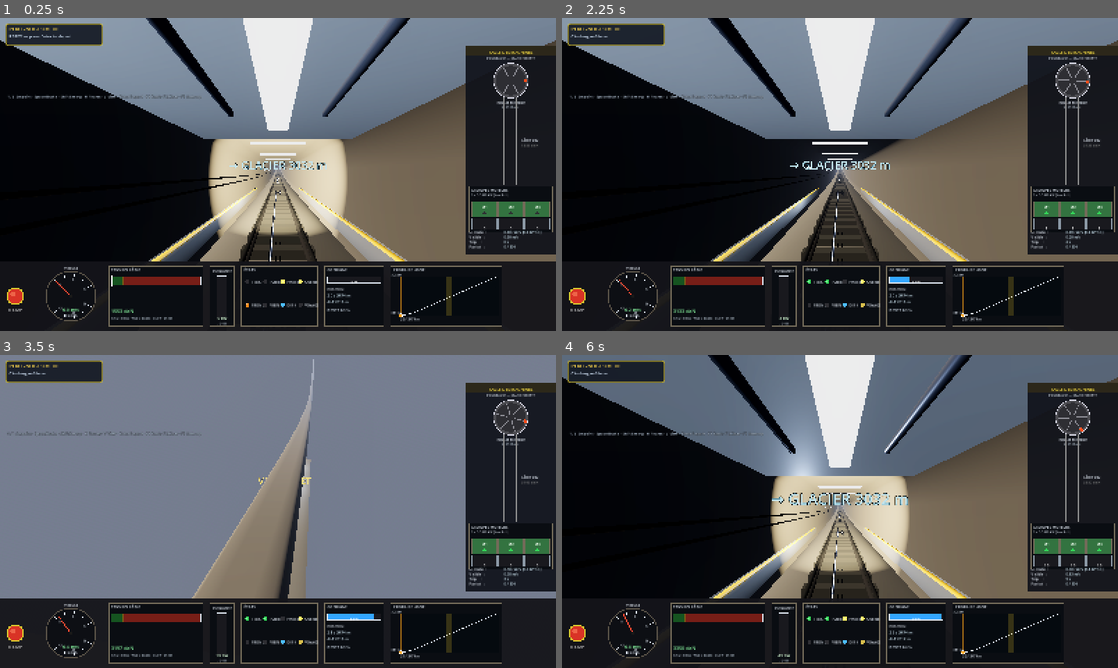
Above: before the commit, frames 1-4 (two rows, left to right).
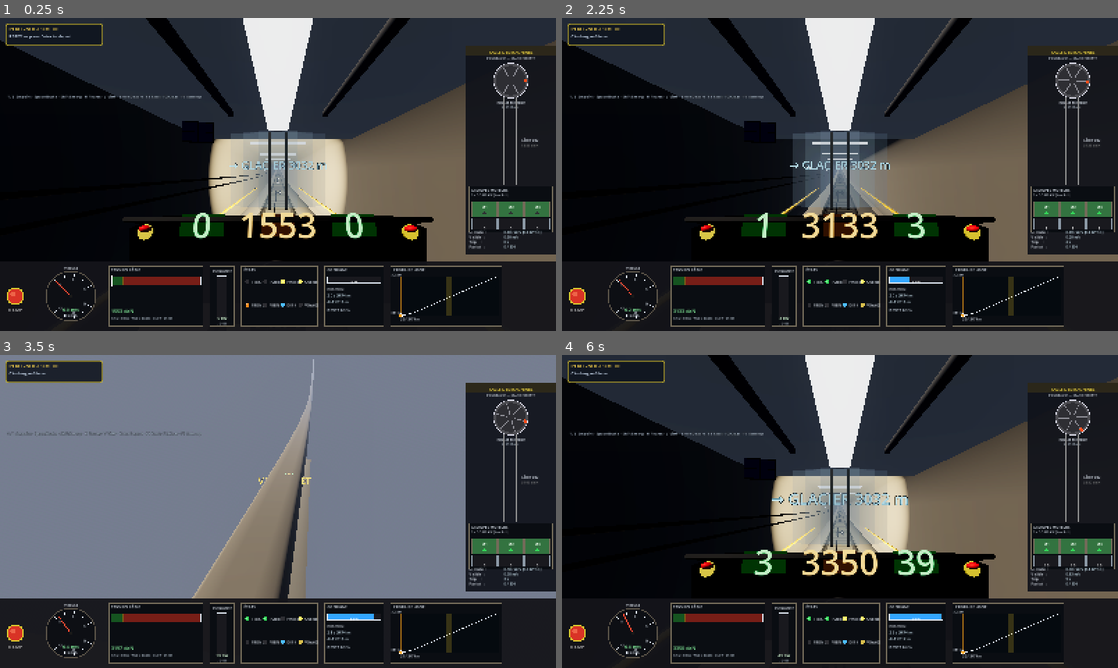
Above: after the commit, the same moments.

Repository: ARP273-ROSE/perce-neige-sim
Game: Godot game, scene res://scenes/main.tscn
The game is run twice, just before and just after one commit, with the same random seed, the same clock (stepped at 60 frames per second) and the same inputs.
Inputs:
- Up to frame 1 (0.25 s): no input
- Up to frame 2 (2.25 s): tap Enter (ready_depart) at 0.5, 1.35 s; hold Up (speed_up) 0.53-1.28 s; tap Shift (emergency) at 0.6 s; hold Space (brake) 1.28-2.03 s; hold Up (speed_up) from 2.03 s (still down); tap H (toggle_headlights) at 2.1 s
- Up to frame 3 (3.5 s): keep holding Up (speed_up); tap V (toggle_view) at 2.85 s
- Up to frame 4 (6 s): release Up (speed_up) at 3.53 s; hold Space (brake) 3.53-5.78 s; tap one key every 0.75 s from 3.6 s: Shift (emergency) Enter (ready_depart) H (toggle_headlights) V (toggle_view); hold Up (speed_up) from 5.78 s (still down)

The runs differ from the first frame. In frame 1, 30% of the frame differs, in the area x 0-100%, y 0-78%; in frame 2, 30%; in frame 3, 0.1%; in frame 4, 30%.

Commit message:
feat(godot): refonte cockpit 3D — pupitre, pare-brise, CCTV plafond
Avant : le FPV cabine ne montrait qu'un sol et un plafond plat (les
"plaques par terre et en haut" remontées par l'utilisateur). Le
dashboard 3D existait dans le code mais n'était pas activé.

Refonte d'après les photos HD du vrai cockpit Perce-Neige :

  - _build_interior() appelle maintenant explicitement
      _build_dashboard()      pupitre Von Roll (déjà codé, réactivé)
      _build_cctv_monitor()   moniteur 2×2 plafond avant gauche
      _build_windshield()     pare-brise courbe 3 vitres + 2 montants
    en plus du sol/plafond/sièges/mains-courantes/passagers existants.

  - _build_dashboard() étendu : 2 mushrooms E-STOP rouges (cylindre
    jaune base + sphère aplatie rouge) sur les côtés du pupitre,
    comme sur les photos. Le reste du dashboard (caisson + écrans
    vert/ambre/rouge + voyants LED + volant) est conservé.

  - _build_cctv_monitor() : nouvelle fonction. Boîtier noir 32×22 cm
    au plafond avant gauche (z = -train_length/2 + 1.7), légèrement
    incliné vers le siège conducteur (rotation Y +0.30 rad). 4 cellules
    bleu nuit émissives (mosaïque 2×2) qui simulent le signal vidéo
    intérieur des wagons.

  - _build_windshield() : nouvelle fonction. 3 vitres légèrement
    angulées (-0.22 / 0 / +0.22 rad) + 2 montants noirs entre, pour
    évoquer la courbure du pare-brise réel. Transparence à 0.12
    (très peu opaque, ne masque pas le tunnel).

  - _build_floor_ceiling() : matériau du sol passé en acier mat
    sombre (Color(0.15,0.15,0.17), metallic 0.6, roughness 0.35) pour
    suggérer le plancher caillebotis perforé. Plus contrasté que la
    couleur précédente Color(0.22,0.22,0.25) qui se confondait avec
    le sol du tunnel.

Tous les éléments désactivent cast_shadow pour rester légers sur la
budget GPU (l'éclairage du tunnel est déjà fortement éclairé par les
néons muraux + nouvelles LED de croisement).

Diff:
--- a/godot_project/scripts/cabin.gd
+++ b/godot_project/scripts/cabin.gd
@@ -124,7 +124,9 @@
 	interior_root.name = "Interior"
 	add_child(interior_root)
 	_build_floor_ceiling()
-	# Pas de dashboard 3D (était moche et obstruait la vue) → tout passe en HUD
+	_build_dashboard()           # pupitre Von Roll 3D (refondu d'après photos)
+	_build_cctv_monitor()        # moniteur CCTV plafond gauche (4 caméras)
+	_build_windshield()          # pare-brise courbe devant le conducteur
 	_build_driver_seat()
 	_build_passenger_seats()
 	_build_passengers()
@@ -132,10 +134,14 @@
 
 
 func _build_floor_ceiling() -> void:
-	# Sol cabine — visible depuis FPV (sous les sièges, dans l'aisle)
+	# Sol cabine — plancher caillebotis sombre (matériau acier mat),
+	# bien plus contrasté que la dalle béton du tunnel pour qu'on
+	# distingue clairement "intérieur" vs "voie" depuis le siège.
 	var floor_mat: StandardMaterial3D = StandardMaterial3D.new()
-	floor_mat.albedo_color = Color(0.22, 0.22, 0.25)
-	floor_mat.roughness = 0.65
+	floor_mat.albedo_color = Color(0.15, 0.15, 0.17)
+	floor_mat.roughness = 0.35
+	floor_mat.metallic = 0.6
+	floor_mat.metallic_specular = 0.4
 	floor_mat.uv1_scale = Vector3(8.0, 16.0, 1.0)
 
 	var floor_mesh: BoxMesh = BoxMesh.new()
@@ -344,6 +350,41 @@
 		led.position = Vector3(-0.6 + float(i) * 0.4, 0.18, z_dash + 0.21)
 		interior_root.add_child(led)
 
+	# 2 mushrooms E-STOP rouges (gauche / droite) — comme sur le vrai
+	# pupitre Von Roll. Anneau jaune + coiffe rouge bombée.
+	var estop_yellow: StandardMaterial3D = StandardMaterial3D.new()
+	estop_yellow.albedo_color = Color(0.80, 0.72, 0.10)
+	estop_yellow.roughness = 0.6
+	var estop_red: StandardMaterial3D = StandardMaterial3D.new()
+	estop_red.albedo_color = Color(0.90, 0.12, 0.10)
+	estop_red.roughness = 0.35
+	estop_red.metallic = 0.1
+	for side in [-1.0, 1.0]:
+		var ring: MeshInstance3D = MeshInstance3D.new()
+		var ring_mesh: CylinderMesh = CylinderMesh.new()
+		ring_mesh.top_radius = 0.045
+		ring_mesh.bottom_radius = 0.045
+		ring_mesh.height = 0.012
+		ring_mesh.radial_segments = 16
+		ring_mesh.material = estop_yellow
+		ring.mesh = ring_mesh
+		ring.cast_shadow = GeometryInstance3D.SHADOW_CASTING_SETTING_OFF
+		ring.position = Vector3(side * 0.78, screen_y - 0.04, screen_z + 0.01)
+		ring.rotation = Vector3(PI * 0.5 - 0.30, 0.0, 0.0)
+		interior_root.add_child(ring)
+		var cap: MeshInstance3D = MeshInstance3D.new()
+		var cap_mesh: SphereMesh = SphereMesh.new()
+		cap_mesh.radius = 0.036
+		cap_mesh.height = 0.040
+		cap_mesh.radial_segments = 14
+		cap_mesh.rings = 5
+		cap_mesh.material = estop_red
+		cap.mesh = cap_mesh
+		cap.cast_shadow = GeometryInstance3D.SHADOW_CASTING_SETTING_OFF
+		cap.position = Vector3(side * 0.78, screen_y - 0.02, screen_z + 0.013)
+		cap.rotation = Vector3(-0.30, 0.0, 0.0)
+		interior_root.add_child(cap)
+
 	# Volant / poignée de commande, plus bas pour ne pas obstruer
 	var wheel: MeshInstance3D = MeshInstance3D.new()
 	wheel.name = "ControlWheel"
@@ -372,6 +413,108 @@
 	lbl.rotation = Vector3(-0.25, 0.0, 0.0)
 	interior_root.add_child(lbl)
 	return lbl
+
+
+# ---------------------------------------------------------------------------
+# Moniteur CCTV plafond — plaque noire avec 4 cellules bleu nuit (réplique
+# du moniteur 2×2 visible en haut à gauche du pare-brise sur toutes les
+# photos du vrai cockpit Perce-Neige). Cellules émissives.
+# ---------------------------------------------------------------------------
+
+func _build_cctv_monitor() -> void:
+	var z_mon: float = -train_length * 0.5 + 1.7
+	var bezel_mat: StandardMaterial3D = StandardMaterial3D.new()
+	bezel_mat.albedo_color = Color(0.05, 0.05, 0.06)
+	bezel_mat.roughness = 0.5
+	bezel_mat.metallic = 0.2
+
+	var screen_mat: StandardMaterial3D = StandardMaterial3D.new()
+	screen_mat.albedo_color = Color(0.05, 0.08, 0.14)
+	screen_mat.emission_enabled = true
+	screen_mat.emission = Color(0.20, 0.40, 0.65)
+	screen_mat.emission_energy_multiplier = 0.55
+	screen_mat.shading_mode = BaseMaterial3D.SHADING_MODE_UNSHADED
+
+	# Boîtier du moniteur, plafond avant gauche, légèrement orienté
+	# vers le siège conducteur (rotation Y +0.30 rad).
+	var body: MeshInstance3D = MeshInstance3D.new()
+	body.name = "CctvBody"
+	var body_mesh: BoxMesh = BoxMesh.new()
+	body_mesh.size = Vector3(0.32, 0.22, 0.04)
+	body_mesh.material = bezel_mat
+	body.mesh = body_mesh
+	body.cast_shadow = GeometryInstance3D.SHADOW_CASTING_SETTING_OFF
+	body.position = Vector3(-0.85, 1.30, z_mon)
+	body.rotation = Vector3(0.0, 0.30, 0.0)
+	interior_root.add_child(body)
+
+	# 4 cellules 2×2 émissives (alignées avec la rotation du body)
+	var ang: float = 0.30
+	var c_ang: float = cos(ang)
+	var s_ang: float = sin(ang)
+	for r in range(2):
+		for c in range(2):
+			var cell: MeshInstance3D = MeshInstance3D.new()
+			var cell_mesh: BoxMesh = BoxMesh.new()
+			cell_mesh.size = Vector3(0.14, 0.095, 0.005)
+			cell_mesh.material = screen_mat
+			cell.mesh = cell_mesh
+			cell.cast_shadow = GeometryInstance3D.SHADOW_CASTING_SETTING_OFF
+			var dx: float = (-0.075 + float(c) * 0.150)
+			var dy: float = (+0.052 - float(r) * 0.104)
+			cell.position = Vector3(
+				-0.85 + dx * c_ang,
+				1.30 + dy,
+				z_mon - dx * s_ang + 0.022)
+			cell.rotation = Vector3(0.0, ang, 0.0)
+			interior_root.add_child(cell)
+
+
+# ---------------------------------------------------------------------------
+# Pare-brise courbe — 3 vitres légèrement angulées + 2 montants noirs
+# entre, pour suggérer la courbure du pare-brise réel. Vitres transparentes
+# semi-réfléchissantes (très peu opaques, ne masque pas le tunnel).
+# ---------------------------------------------------------------------------
+
+func _build_windshield() -> void:
+	var z_glass: float = -train_length * 0.5 + 1.0   # 1m devant la caméra FPV
+	var glass_mat: StandardMaterial3D = StandardMaterial3D.new()
+	glass_mat.albedo_color = Color(0.55, 0.65, 0.75, 0.12)
+	glass_mat.roughness = 0.05
+	glass_mat.metallic = 0.0
+	glass_mat.transparency = BaseMaterial3D.TRANSPARENCY_ALPHA
+	glass_mat.cull_mode = BaseMaterial3D.CULL_DISABLED
+
+	var frame_mat: StandardMaterial3D = StandardMaterial3D.new()
+	frame_mat.albedo_color = Color(0.06, 0.06, 0.07)
+	frame_mat.roughness = 0.55
+	frame_mat.metallic = 0.2
+
+	for i in range(3):
+		var pane: MeshInstance3D = MeshInstance3D.new()
+		var pane_mesh: BoxMesh = BoxMesh.new()
+		pane_mesh.size = Vector3(0.95, 1.20, 0.010)
+		pane_mesh.material = glass_mat
+		pane.mesh = pane_mesh
+		pane.cast_shadow = GeometryInstance3D.SHADOW_CASTING_SETTING_OFF
+		var ang2: float = (float(i) - 1.0) * 0.22
+		pane.position = Vector3(sin(ang2) * 0.95, 1.00,
+				z_glass + cos(ang2) * 0.04)
+		pane.rotation = Vector3(0.0, ang2, 0.0)
+		interior_root.add_child(pane)
+
+		if i < 2:
+			var post: MeshInstance3D = MeshInstance3D.new()
+			var post_mesh: BoxMesh = BoxMesh.new()
+			post_mesh.size = Vector3(0.04, 1.25, 0.07)
+			post_mesh.material = frame_mat
+			post.mesh = post_mesh
+			post.cast_shadow = GeometryInstance3D.SHADOW_CASTING_SETTING_OFF
+			var ang_post: float = (float(i) - 0.5) * 0.22
+			post.position = Vector3(sin(ang_post) * 1.05, 1.00,
+					z_glass + cos(ang_post) * 0.04)
+			post.rotation = Vector3(0.0, ang_post, 0.0)
+			interior_root.add_child(post)
 
 
 func _build_driver_seat() -> void:
